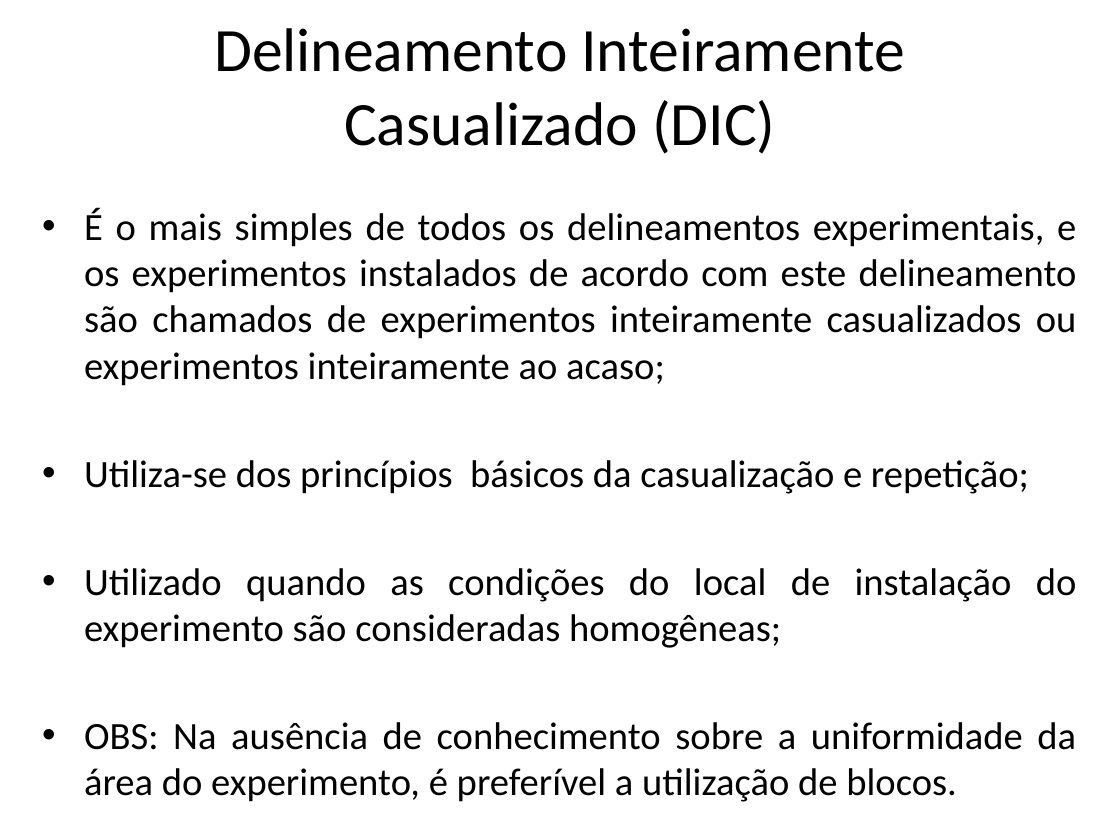
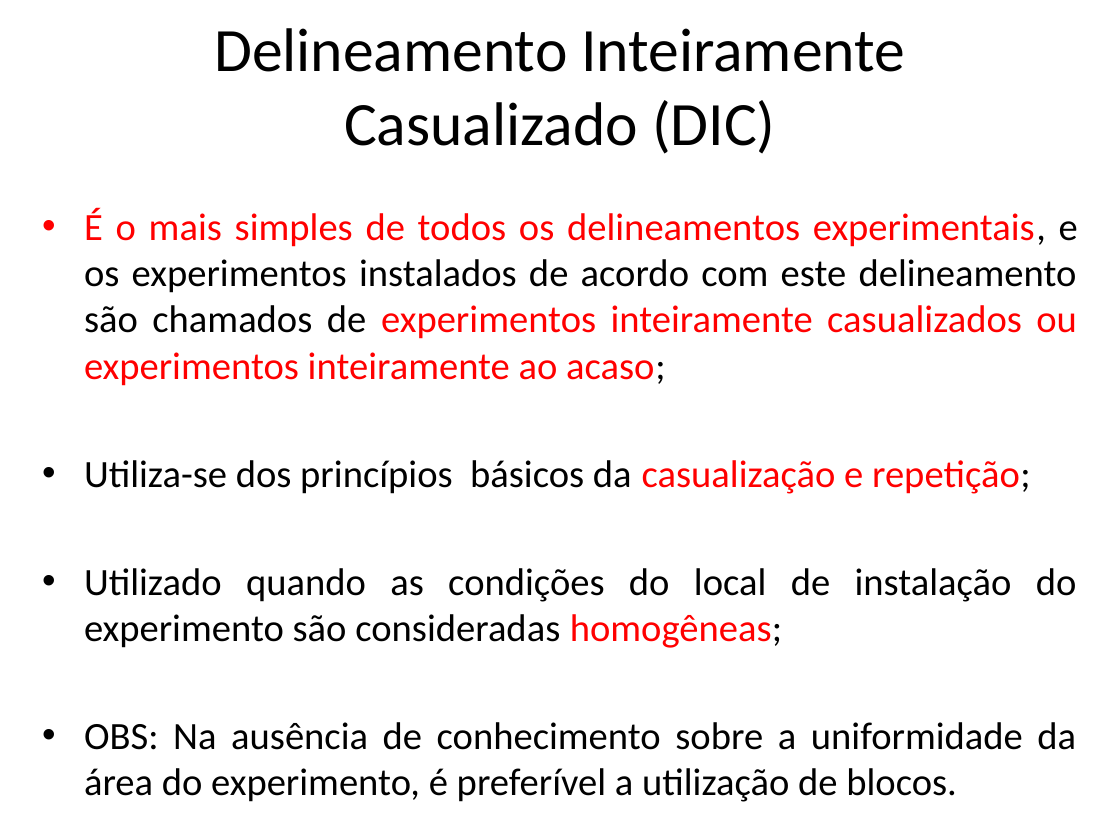
Before and after one commit to rickmangueira/aulas, a slide deck: slide 17 of DIC.pptx. Drawn at 1120x840 pixels with LibreOffice and Linux fonts; fonts in the diff are those of the drawing. Boxes give left, top, right and bottom in pixels: in the first picture for what was removed or moved away, otherwise in the second. Text is boxed around its words. In the diff, an @@ line names an element or a change of style, - is before the commit and + after.

```diff
--- a/DIC.pptx
+++ b/DIC.pptx
@@ text at (84, 207, 1078, 648): text colour #000000 to #FF0000 in "É o mais simples de todos os ...", "casualização e repetição;", "homogêneas;" @@
```
Also in this commit, not shown: 6 other slides changed, 1 other file.
